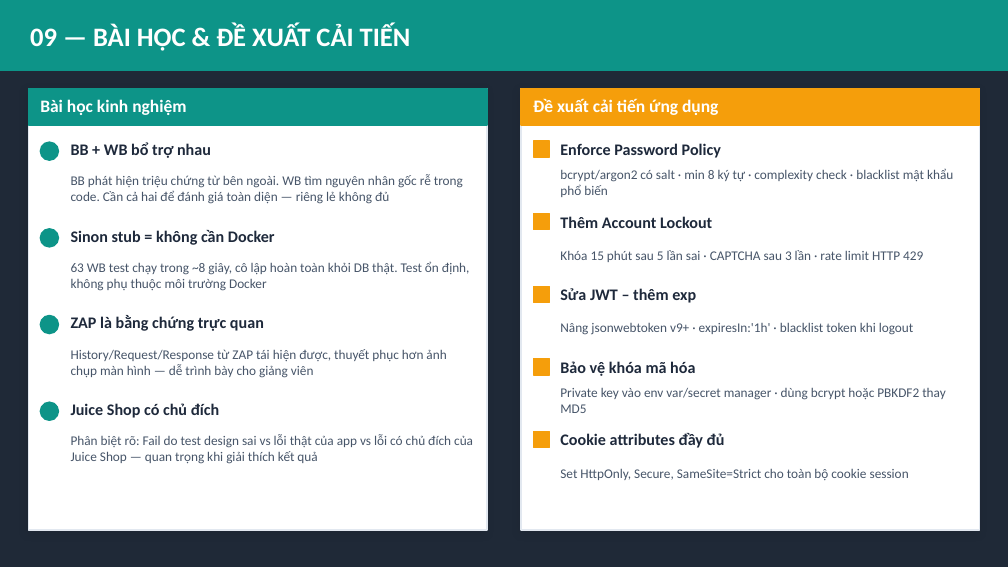
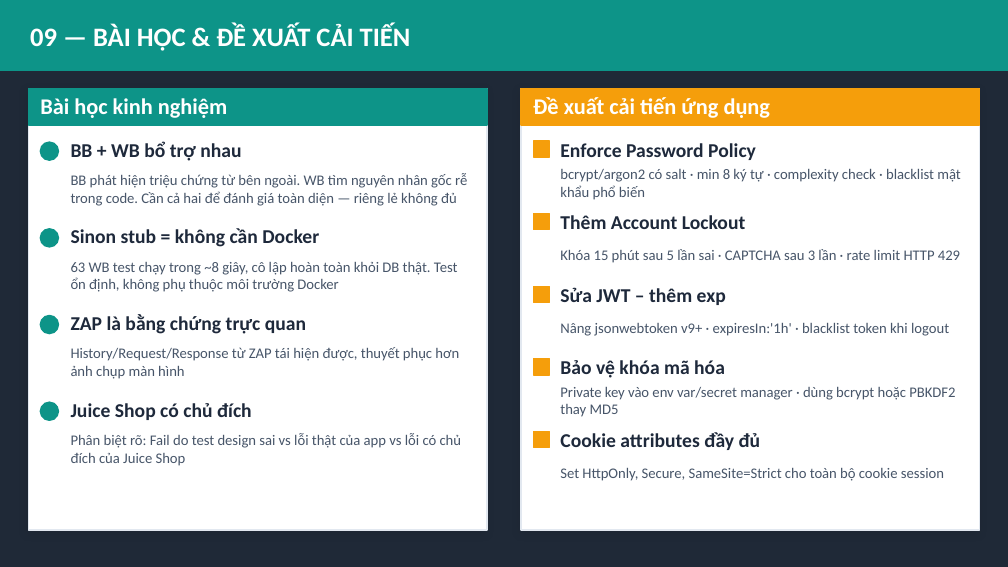
Before and after one commit to naht-jpg/1150080068_CNPM1_TranMinhNhat_KiemThuPhanMem, a slide deck: slide 10 of GiuaKi/1150080068_TranMinhNhat_BaoCaoKiemThuGiuaKi.pptx. Drawn at 1008x567 pixels with LibreOffice and Linux fonts; fonts in the diff are those of the drawing. Boxes give left, top, right and bottom in pixels: in the first picture for what was removed or moved away, otherwise in the second. Text is boxed around its words. In the diff, an @@ line names an element or a change of style, - is before the commit and + after.

Commit message:
Bổ sung

```diff
--- a/GiuaKi/1150080068_TranMinhNhat_BaoCaoKiemThuGiuaKi.pptx
+++ b/GiuaKi/1150080068_TranMinhNhat_BaoCaoKiemThuGiuaKi.pptx
@@ text "Bài học kinh nghiệm" at [40,98,227,118]: size 12.5 to 16 pt @@
@@ text "Đề xuất cải tiến ứng ..." at [533,97,771,118]: size 12.5 to 16 pt @@
@@ text at [71,347,459,379]: text changed; size 9.5 to 10.5 pt @@
-History/Request/Response từ ZAP tái hiện được, thuyết phục hơn ảnh chụp màn hình — dễ trình bày cho giảng viên
+History/Request/Response từ ZAP tái hiện được, thuyết phục hơn ảnh chụp màn hình
@@ text at [71,433,462,466]: text changed; size 9.5 to 10.5 pt @@
-Phân biệt rõ: Fail do test design sai vs lỗi thật của app vs lỗi có chủ đích của Juice Shop — quan trọng khi giải thích kết quả
+Phân biệt rõ: Fail do test design sai vs lỗi thật của app vs lỗi có chủ đích của Juice Shop
@@ size 11.5 to 14 pt in 9 elements at [71,141,241,161], [71,228,319,247], [71,314,306,334], [71,403,252,420], [560,143,756,160], [560,215,746,229], [560,287,726,305], [560,360,725,378], [560,432,761,450] @@
@@ size 9.5 to 10.5 pt in 7 elements at [71,173,467,206], [71,262,458,292], [560,169,960,200], [560,249,960,263], [560,323,949,336], [560,387,955,417], [560,468,944,481] @@
```
